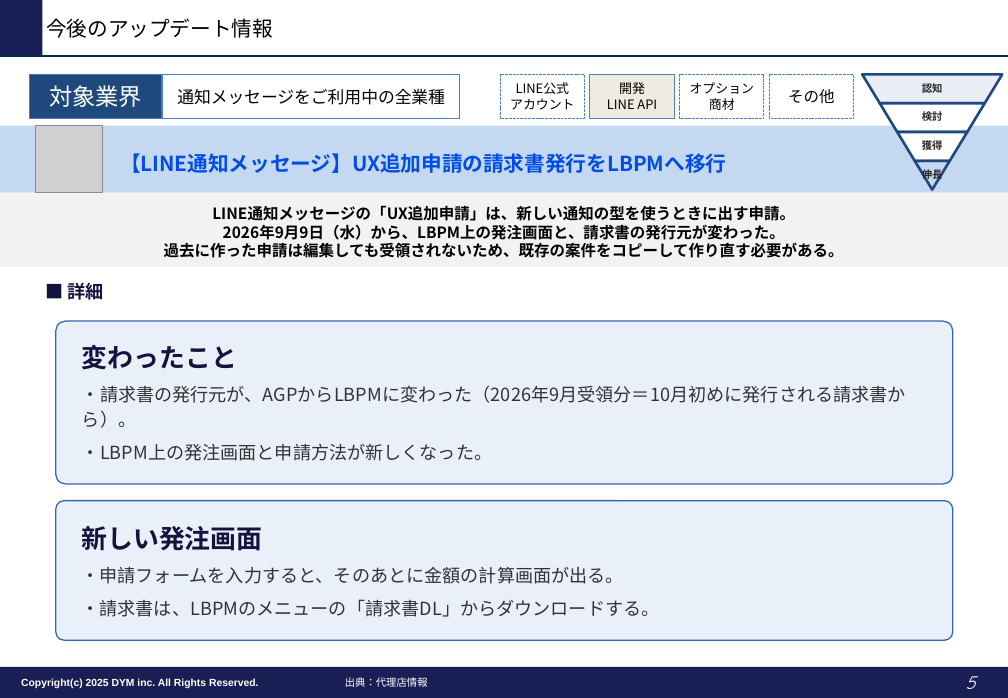
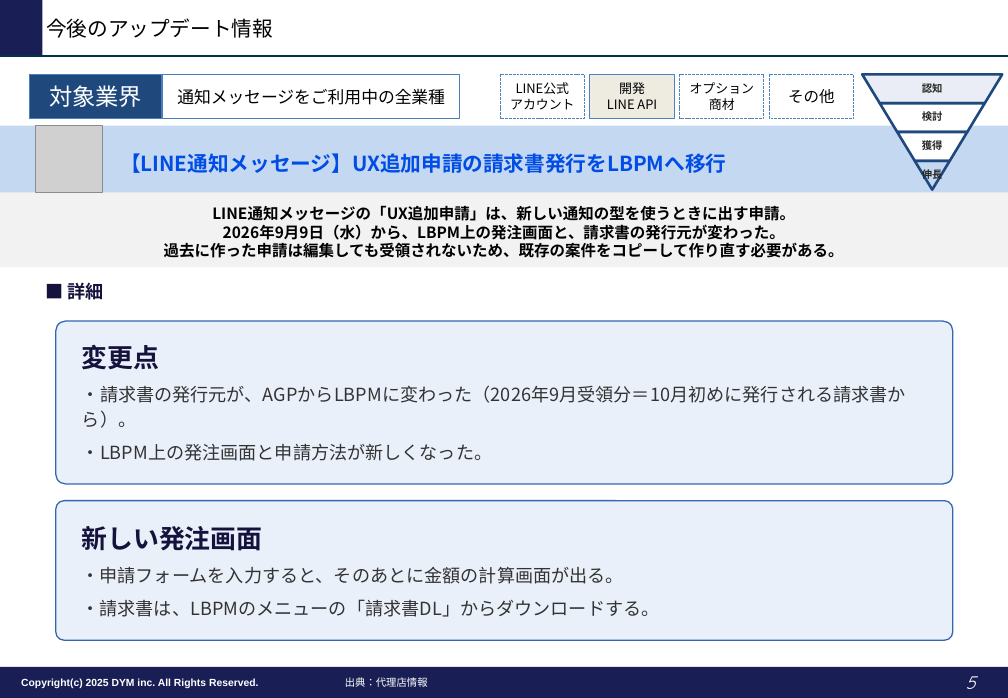
Before and after one commit to tonomura-r-dev/folder, a slide deck: slide 5 of LINEOA媒体最新情報_2026年10月トレンドレポート.pptx. Drawn at 1008x698 pixels with LibreOffice and Linux fonts; fonts in the diff are those of the drawing; grey boxes stand for pictures; background and template pictures are left out. Boxes give left, top, right and bottom in pixels: in the first picture for what was removed or moved away, otherwise in the second. Text is boxed around its words. In the diff, an @@ line names an element or a change of style, - is before the commit and + after.

```diff
--- a/LINEOA媒体最新情報_2026年10月トレンドレポート.pptx
+++ b/LINEOA媒体最新情報_2026年10月トレンドレポート.pptx
@@ text in rounded rectangle at (82,345,160,370): text changed @@
-変わったこと
+変更点
```
